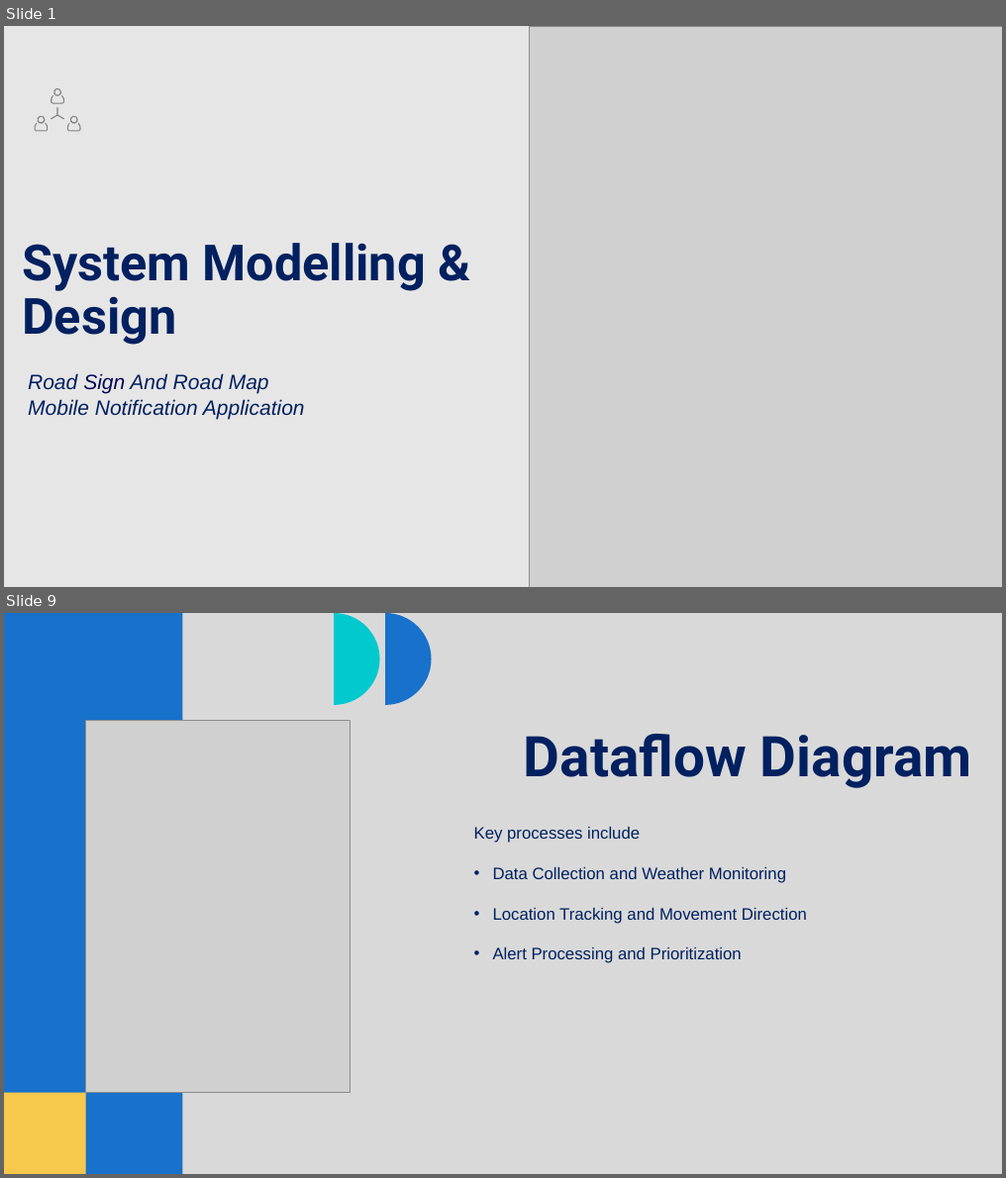
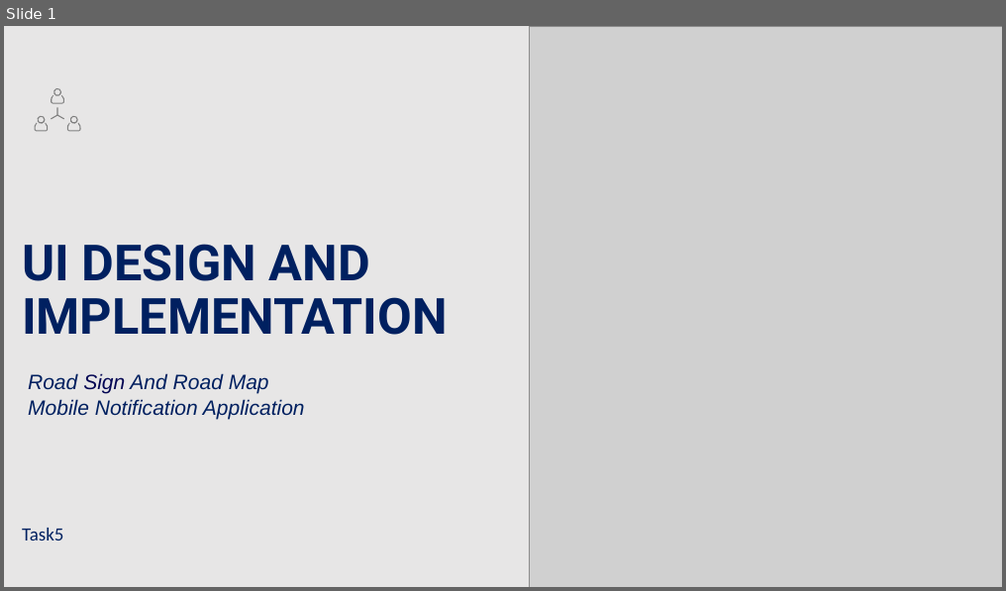
Before and after one commit to Thierry5610/CEF-440-Group-5, a slide deck: Task 4/Task 4.pptx. Shown one above the other, each under a label of ours: slides 1 and 9 before the commit, slide 1 after it; the slides between them are not shown. The pictures are 1006x1178 and 1006x591 pixels, drawn with LibreOffice and Linux fonts; fonts in the diff are those of the drawing; grey boxes stand for pictures. Boxes give left, top, right and bottom in pixels: in the first picture for what was removed or moved away, otherwise in the second. Text is boxed around its words. In the diff, an @@ line names an element or a change of style, - is before the commit and + after.

Commit message:
Updated Task 3, Task 4, and Task 5 presentations

```diff
--- a/Task 4/Task 4.pptx
+++ b/Task 4/Task 4.pptx
@@ slide 9 removed at (4, 613, 1002, 1174), background #D9D9D9 @@
@@ rectangle removed at (4, 613, 183, 1174) @@
@@ freeform shape removed at (334, 613, 380, 705) @@
@@ freeform shape removed at (385, 613, 431, 705) @@
@@ picture removed at (85, 721, 350, 1093) @@
@@ title removed at (524, 734, 972, 788) @@
-Dataflow Diagram
@@ text removed at (474, 827, 807, 963) @@
-Key processes include
-• Data Collection and Weather Monitoring
-• Location Tracking and Movement Direction
-• Alert Processing and Prioritization
@@ rectangle removed at (4, 1093, 85, 1174) @@
@@ slide 1 changed as well @@
@@ title at (22, 244, 447, 335): text changed @@
-System Modelling & Design
+UI DESIGN AND IMPLEMENTATION
@@ text added at (22, 528, 63, 541), 18 pt, text #002060 @@
+Task5
```
Also in this commit, not shown: 3 other slides changed, 13 slides added, 19 other slides removed, 4 other files.
